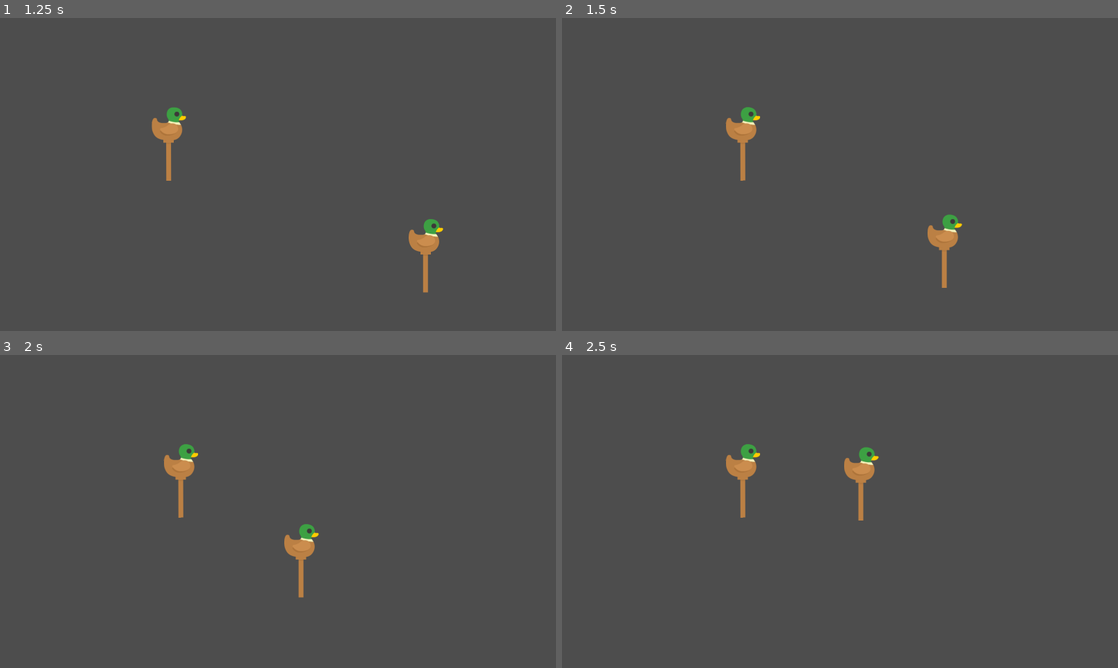
Above: before the commit, frames 1-4 (two rows, left to right).
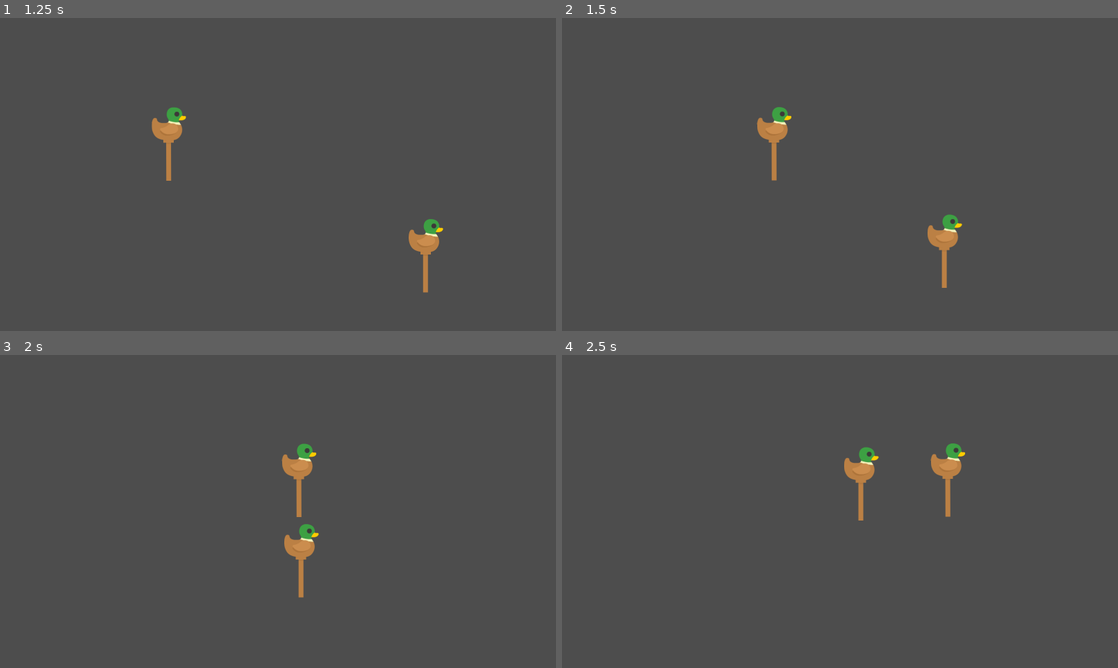
Above: after the commit, the same moments.

Repository: Martello3000/GhostShooterTrabalhoPOO
Game: Godot game, scene res://cenas/sequencias/sequencia_1.tscn
Same seed, same stepped clock (60 frames per second), same inputs: the game is played once before the commit and once after it.
Inputs (mouse positions are in pixels of both pictures, inside the frame that each line leads up to):
- Up to frame 1 (1.25 s): move the mouse to (400, 158) at 0.52 s; press the mouse at (400, 158) at 0.53 s; tap 1 (equiparPistola) at 0.8 s
- Up to frame 2 (1.5 s): move the mouse to (728, 190) at 1.27 s; release the mouse at (728, 190) at 1.28 s; tap 1 (equiparPistola) at 1.35 s
- Up to frame 3 (2 s): tap 2 (equiparShotgun) at 1.55 s
- Up to frame 4 (2.5 s): move the mouse to (895, 442) at 2.02 s; hold 2 (equiparShotgun) from 2.03 s (still down); tap 3 (equiparSniper) at 2.3 s

Frame 1 is identical in both runs. In frame 2, 1.1% of the frame differs, in the area x 29-42%, y 28-52%; in frame 3, 1.1%; in frame 4, 1.1%, in the area x 29-73%, y 28-52%.

Commit message:
VersaoDepoisDo2
Adicionado placeholders do HUD

Diff:
--- /dev/null
+++ b/cenas/cenarios/cenario_1.tscn
@@ -0,0 +1,126 @@
+[gd_scene format=3 uid="uid://c5lmxt75cgwas"]
+
+[ext_resource type="Texture2D" uid="uid://4hwwm2dq42kl" path="res://assets/placeholders/cenario/bg_wood.png" id="1_1vmlk"]
+[ext_resource type="Texture2D" uid="uid://p6r2mr33jlul" path="res://assets/placeholders/cenario/cloud2.png" id="2_44y6m"]
+[ext_resource type="Texture2D" uid="uid://dmqln28aj0m44" path="res://assets/placeholders/cenario/cloud1.png" id="3_br4vt"]
+[ext_resource type="Texture2D" uid="uid://c3mqe4lfj1x04" path="res://assets/placeholders/cenario/grass2.png" id="4_r4o1c"]
+[ext_resource type="Texture2D" uid="uid://48or65ivmr5v" path="res://assets/placeholders/cenario/tree_oak.png" id="5_lkyxi"]
+[ext_resource type="Texture2D" uid="uid://i07dlawoiljf" path="res://assets/placeholders/cenario/tree_pine.png" id="6_611bv"]
+[ext_resource type="Texture2D" uid="uid://dcd34401cxlt4" path="res://assets/placeholders/cenario/grass1.png" id="7_ggvpt"]
+[ext_resource type="Texture2D" uid="uid://cri83irdthrow" path="res://assets/placeholders/cenario/water1.png" id="8_efqff"]
+[ext_resource type="Texture2D" uid="uid://bjx6xut62vrhu" path="res://assets/placeholders/cenario/curtain.png" id="9_lmn1v"]
+[ext_resource type="Texture2D" uid="uid://dut4wcbonpnvi" path="res://assets/placeholders/cenario/curtain_top.png" id="10_4baps"]
+[ext_resource type="Texture2D" uid="uid://cvx65ib4ydkt5" path="res://assets/placeholders/Screenshot_1244.png" id="11_44y6m"]
+[ext_resource type="Texture2D" uid="uid://d4mv4yfjcobd6" path="res://assets/placeholders/cenario/curtain_straight.png" id="11_v4c51"]
+
+[node name="Cenario1" type="Node2D" unique_id=1385884628]
+z_index = 1
+
+[node name="Background" type="TextureRect" parent="." unique_id=1000687545]
+z_index = -1
+z_as_relative = false
+offset_right = 1597.0
+offset_bottom = 901.0
+texture = ExtResource("1_1vmlk")
+stretch_mode = 1
+
+[node name="nuver2" type="TextureRect" parent="Background" unique_id=2031239719]
+texture_filter = 1
+layout_mode = 0
+offset_left = 925.0
+offset_top = -75.0
+offset_right = 1362.0
+offset_bottom = 170.0
+texture = ExtResource("2_44y6m")
+
+[node name="nuver" type="TextureRect" parent="Background" unique_id=11900559]
+texture_filter = 1
+layout_mode = 0
+offset_left = 220.0
+offset_top = -79.0
+offset_right = 657.0
+offset_bottom = 166.0
+texture = ExtResource("3_br4vt")
+
+[node name="grama2" type="TextureRect" parent="Background" unique_id=1522180369]
+layout_mode = 0
+offset_left = -14.0
+offset_top = 431.0
+offset_right = 1642.0
+offset_bottom = 647.0
+texture = ExtResource("4_r4o1c")
+stretch_mode = 1
+
+[node name="arvore" type="TextureRect" parent="Background" unique_id=2019985087]
+texture_filter = 1
+layout_mode = 0
+offset_left = 171.0
+offset_top = 69.0
+offset_right = 608.0
+offset_bottom = 518.0
+texture = ExtResource("5_lkyxi")
+
+[node name="arvore2" type="TextureRect" parent="Background" unique_id=661597869]
+texture_filter = 1
+layout_mode = 0
+offset_left = 949.0
+offset_top = 64.0
+offset_right = 1386.0
+offset_bottom = 513.0
+texture = ExtResource("6_611bv")
+
+[node name="grama" type="TextureRect" parent="Background" unique_id=1614091087]
+layout_mode = 0
+offset_left = -7.0
+offset_top = 468.0
+offset_right = 1649.0
+offset_bottom = 668.0
+texture = ExtResource("7_ggvpt")
+stretch_mode = 1
+
+[node name="Agua" type="TextureRect" parent="." unique_id=928673242]
+offset_left = -16.0
+offset_top = 573.0
+offset_right = 1616.0
+offset_bottom = 797.0
+texture = ExtResource("8_efqff")
+stretch_mode = 1
+
+[node name="cortinalado" type="TextureRect" parent="." unique_id=1901000363]
+offset_left = -9.0
+offset_top = 2.0
+offset_right = 193.0
+offset_bottom = 706.0
+texture = ExtResource("9_lmn1v")
+
+[node name="cortinalado2" type="TextureRect" parent="." unique_id=1121599789]
+offset_left = 1406.0
+offset_right = 1601.0
+offset_bottom = 704.0
+texture = ExtResource("9_lmn1v")
+flip_h = true
+
+[node name="cortinacima" type="TextureRect" parent="." unique_id=1364946820]
+offset_left = -8.0
+offset_top = -3.0
+offset_right = 1624.0
+offset_bottom = 97.0
+texture = ExtResource("10_4baps")
+
+[node name="ColorRect" type="ColorRect" parent="." unique_id=358229605]
+offset_left = -2.0
+offset_top = 679.0
+offset_right = 1597.0
+offset_bottom = 901.0
+
+[node name="Screenshot1244" type="Sprite2D" parent="." unique_id=1345847461]
+position = Vector2(334.00003, 803.00006)
+scale = Vector2(0.58979595, 0.35027727)
+texture = ExtResource("11_44y6m")
+
+[node name="cortinabaixo" type="TextureRect" parent="." unique_id=1578985619]
+offset_left = -5.0
+offset_top = 678.0
+offset_right = 1597.0
+offset_bottom = 758.0
+texture = ExtResource("11_v4c51")
--- /dev/null
+++ b/cenas/fases/fase_teste.tscn
@@ -0,0 +1,12 @@
+[gd_scene format=3 uid="uid://bs6x5uqkocrsg"]
+
+[ext_resource type="Script" uid="uid://dkrysvoiq4o86" path="res://scripts/scriptsFases/fase_teste.gd" id="1_6lxan"]
+[ext_resource type="PackedScene" uid="uid://80oi1yv5yq2r" path="res://cenas/player/player.tscn" id="2_ng6jg"]
+[ext_resource type="PackedScene" uid="uid://c5lmxt75cgwas" path="res://cenas/cenarios/cenario_1.tscn" id="3_xmksy"]
+
+[node name="FaseTeste" type="Node2D" unique_id=1856662798]
+script = ExtResource("1_6lxan")
+
+[node name="Cenario1" parent="." unique_id=2107974341 instance=ExtResource("3_xmksy")]
+
+[node name="Player" parent="." unique_id=331922840 instance=ExtResource("2_ng6jg")]
--- a/cenas/inimigos/alvo_1.tscn
+++ b/cenas/inimigos/alvo_1.tscn
@@ -7,21 +7,21 @@
 [sub_resource type="CircleShape2D" id="CircleShape2D_mrd2b"]
 radius = 52.0
 
-[node name="Alvo1" type="Node2D"]
+[node name="Alvo1" type="Node2D" unique_id=916845146]
 script = ExtResource("1_5ok5q")
 
-[node name="AlvoPrincipal" type="Sprite2D" parent="."]
+[node name="AlvoPrincipal" type="Sprite2D" parent="." unique_id=104580922]
 texture = ExtResource("1_yl6d4")
 
-[node name="Suporte" type="Sprite2D" parent="AlvoPrincipal"]
+[node name="Suporte" type="Sprite2D" parent="AlvoPrincipal" unique_id=1401059899]
 z_index = -1
 position = Vector2(-1, 102)
 texture = ExtResource("2_5ok5q")
 
-[node name="Hurtbox" type="Area2D" parent="."]
+[node name="Hurtbox" type="Area2D" parent="." unique_id=1827457967]
 collision_layer = 2
 collision_mask = 4
 
-[node name="CollisionShape2D" type="CollisionShape2D" parent="Hurtbox"]
+[node name="CollisionShape2D" type="CollisionShape2D" parent="Hurtbox" unique_id=1985973729]
 position = Vector2(0, 2)
 shape = SubResource("CircleShape2D_mrd2b")
--- /dev/null
+++ b/cenas/inimigos/alvo_2.tscn
@@ -0,0 +1,26 @@
+[gd_scene format=3 uid="uid://mu7whawb81hm"]
+
+[ext_resource type="Script" uid="uid://bmwbq0p0ryrfo" path="res://scripts/scriptsInimigos/alvo_2.gd" id="1_achot"]
+[ext_resource type="Texture2D" uid="uid://cdib2kgx4dyyq" path="res://assets/placeholders/inimigos/alvos/duck_outline_yellow.png" id="2_nsy7a"]
+[ext_resource type="Texture2D" uid="uid://c3gjtt11f2eot" path="res://assets/placeholders/inimigos/suportes/stick_metal.png" id="3_8fgh7"]
+
+[sub_resource type="CircleShape2D" id="CircleShape2D_o41r1"]
+radius = 53.235325
+
+[node name="Alvo2" type="Node2D" unique_id=553246476]
+script = ExtResource("1_achot")
+
+[node name="AlvoPrincipal" type="Sprite2D" parent="." unique_id=309620961]
+texture = ExtResource("2_nsy7a")
+
+[node name="Suporte" type="Sprite2D" parent="AlvoPrincipal" unique_id=1922076587]
+z_index = -1
+position = Vector2(0, 111)
+texture = ExtResource("3_8fgh7")
+
+[node name="Hurtbox" type="Area2D" parent="." unique_id=349502756]
+collision_layer = 2
+collision_mask = 4
+
+[node name="CollisionShape2D" type="CollisionShape2D" parent="Hurtbox" unique_id=1851669282]
+shape = SubResource("CircleShape2D_o41r1")
--- a/cenas/player/player.tscn
+++ b/cenas/player/player.tscn
@@ -1,7 +1,10 @@
-[gd_scene load_steps=5 format=3 uid="uid://80oi1yv5yq2r"]
+[gd_scene format=3 uid="uid://80oi1yv5yq2r"]
 
 [ext_resource type="Script" uid="uid://cubri1vedqnts" path="res://scripts/scriptsPlayer/player.gd" id="1_w152q"]
 [ext_resource type="Texture2D" uid="uid://d0apyxj4f67ss" path="res://assets/placeholders/crosshairs/Circle_Crosshair8.png" id="2_4i5rx"]
+
+[sub_resource type="CircleShape2D" id="CircleShape2D_w152q"]
+radius = 35.0
 
 [sub_resource type="SpriteFrames" id="SpriteFrames_a8ubr"]
 animations = [{
@@ -14,27 +17,40 @@
 "speed": 5.0
 }]
 
-[sub_resource type="CircleShape2D" id="CircleShape2D_w152q"]
-radius = 35.014282
-
-[node name="Player" type="Node2D" node_paths=PackedStringArray("crosshair", "hitbox_tiro", "CDTimer")]
+[node name="Player" type="Node2D" unique_id=331922840 node_paths=PackedStringArray("crosshair", "colisao_tiro", "hitbox_tiro", "CDTimer", "BarraCD")]
+z_index = 2
 script = ExtResource("1_w152q")
 crosshair = NodePath("Mira")
-hitbox_tiro = NodePath("Mira/HitboxTiro/CollisionShape2D")
+colisao_tiro = NodePath("HitboxTiro/CollisionShape2D")
+hitbox_tiro = NodePath("HitboxTiro")
 CDTimer = NodePath("CooldownTimer")
+BarraCD = NodePath("Mira/ProgressBar")
 
-[node name="Mira" type="AnimatedSprite2D" parent="."]
-sprite_frames = SubResource("SpriteFrames_a8ubr")
+[node name="HitboxTiro" type="Area2D" parent="." unique_id=1899716464]
+collision_layer = 4
+collision_mask = 2
 
-[node name="HitboxTiro" type="Area2D" parent="Mira"]
-
-[node name="CollisionShape2D" type="CollisionShape2D" parent="Mira/HitboxTiro"]
+[node name="CollisionShape2D" type="CollisionShape2D" parent="HitboxTiro" unique_id=1504631941]
 shape = SubResource("CircleShape2D_w152q")
 disabled = true
 debug_color = Color(1, 0, 0, 0.41960785)
 
-[node name="CooldownTimer" type="Timer" parent="."]
-wait_time = 2.0
+[node name="Mira" type="AnimatedSprite2D" parent="." unique_id=1507518508]
+texture_filter = 1
+sprite_frames = SubResource("SpriteFrames_a8ubr")
+
+[node name="ProgressBar" type="ProgressBar" parent="Mira" unique_id=971698287]
+texture_filter = 1
+offset_left = -44.0
+offset_top = 56.0
+offset_right = 44.0
+offset_bottom = 72.0
+max_value = 0.0
+show_percentage = false
+
+[node name="CooldownTimer" type="Timer" parent="." unique_id=970569641]
+wait_time = 0.25
 one_shot = true
 
+[connection signal="area_entered" from="HitboxTiro" to="." method="_on_hitbox_tiro_area_entered"]
 [connection signal="timeout" from="CooldownTimer" to="." method="_on_cooldown_timer_timeout"]
--- a/cenas/sequencias/sequencia_1.tscn
+++ b/cenas/sequencias/sequencia_1.tscn
@@ -1,35 +1,35 @@
-[gd_scene load_steps=4 format=3 uid="uid://csrnur2y3lwje"]
+[gd_scene format=3 uid="uid://csrnur2y3lwje"]
 
 [ext_resource type="Script" uid="uid://b4wpjy6aby1ay" path="res://scripts/scriptsSequencias/sequencia_1.gd" id="1_3n3gg"]
 
 [sub_resource type="Curve2D" id="Curve2D_1oma6"]
 _data = {
-"points": PackedVector2Array(0, 0, 0, 0, -139, 306, 0, 0, 0, 0, 521, 304)
+"points": PackedVector2Array(0, 0, 0, 0, -139, 306, 0, 0, 0, 0, 521, 304, 0, 0, 0, 0, 2028, 298)
 }
-point_count = 2
+point_count = 3
 
 [sub_resource type="Curve2D" id="Curve2D_3n3gg"]
 _data = {
-"points": PackedVector2Array(0, 0, 0, 0, 1849, 599, 334.3999 …(218 unchanged characters)… 85.09738, 756, 729, 0, 0, 0, 0, 545, 199)
+"points": PackedVector2Array(0, 0, 0, 0, 1849, 599, 334.3999 …(218 unchanged characters)… 85.09738, 756, 729, 0, 0, 0, 0, 545, 199, -573.2904, -147.68822, 573.2904, 147.68822, 1273, -147)
 }
-point_count = 7
+point_count = 8
 
-[node name="Sequencia1" type="Node2D"]
+[node name="Sequencia1" type="Node2D" unique_id=1347312226]
 script = ExtResource("1_3n3gg")
 
-[node name="Path2D" type="Path2D" parent="."]
+[node name="Path2D" type="Path2D" parent="." unique_id=509785231]
 curve = SubResource("Curve2D_1oma6")
 
-[node name="Inimigo1" type="PathFollow2D" parent="Path2D"]
+[node name="Alvo1" type="PathFollow2D" parent="Path2D" unique_id=1205122825]
 position = Vector2(-139, 306)
 rotation = -0.0030302939
 rotates = false
 loop = false
 
-[node name="Path2D2" type="Path2D" parent="."]
+[node name="Path2D2" type="Path2D" parent="." unique_id=459079200]
 curve = SubResource("Curve2D_3n3gg")
 
-[node name="Inimigo1" type="PathFollow2D" parent="Path2D2"]
+[node name="Alvo1" type="PathFollow2D" parent="Path2D2" unique_id=952405848]
 position = Vector2(1849, 599)
 rotates = false
 loop = false
--- /dev/null
+++ b/cenas/sequencias/sequencia_2.tscn
@@ -0,0 +1,68 @@
+[gd_scene format=3 uid="uid://crhfwjxec1xlp"]
+
+[ext_resource type="Script" uid="uid://x6oj5yp0b2vo" path="res://scripts/scriptsSequencias/sequencia_2.gd" id="1_17jmg"]
+
+[sub_resource type="Curve2D" id="Curve2D_n2fll"]
+_data = {
+"points": PackedVector2Array(0, 0, 0, 0, -95, 160, 0, 0, 0, 0, 1323, 160, 0, 0, 0, 0, 281, 160, 0, 0, 0, 0, 1355, 160, 0, 0, 0, 0, 260, 160, 0, 0, 0, 0, 1776, 160)
+}
+point_count = 6
+
+[sub_resource type="Curve2D" id="Curve2D_17jmg"]
+_data = {
+"points": PackedVector2Array(0, 0, 0, 0, -1766, 713, 0, 0, 0, 0, -20, 786, 0, 0, 0, 0, 798, 783, 6.430768, 173.63074, -6.430768, -173.63074, 999, 626, 0, 0, 0, 0, 789, 457, -6.430768, -169.34355, 6.430768, 169.34355, 624, 603, 0, 0, 0, 0, 797, 783, 0, 0, 0, 0, 1921, 787)
+}
+point_count = 8
+
+[sub_resource type="Curve2D" id="Curve2D_5y7ny"]
+_data = {
+"points": PackedVector2Array(0, 0, 0, 0, -2077, 695, 0, 0, 0, 0, -1, 786, 0, 0, 0, 0, 810, 783, 4, 172, -4, -172, 998, 628, 0, 0, 0, 0, 796, 456, -26, -177, 26, 177, 625, 617, 0, 0, 0, 0, 809, 782, 0, 0, 0, 0, 1911, 788)
+}
+point_count = 8
+
+[sub_resource type="Curve2D" id="Curve2D_00wp6"]
+_data = {
+"points": PackedVector2Array(0, 0, 0, 0, -2302, 680, 0, 0, 0, 0, -1, 787, 0, 0, 0, 0, 818, 783, -2, 161, 2, -161, 999, 635, 0, 0, 0, 0, 819, 457, -26, -191, 26, 191, 625, 614, 0, 0, 0, 0, 817, 781, 0, 0, 0, 0, 1917, 786)
+}
+point_count = 8
+
+[node name="Sequencia2" type="Node2D" unique_id=1241930929]
+script = ExtResource("1_17jmg")
+
+[node name="Path2D" type="Path2D" parent="." unique_id=2061101466]
+curve = SubResource("Curve2D_n2fll")
+
+[node name="Alvo2" type="PathFollow2D" parent="Path2D" unique_id=1734840064]
+position = Vector2(-95, 160)
+rotates = false
+loop = false
+
+[node name="Path2D2" type="Path2D" parent="." unique_id=1032898046]
+position = Vector2(0, 242)
+curve = SubResource("Curve2D_n2fll")
+
+[node name="Alvo2" type="PathFollow2D" parent="Path2D2" unique_id=734051977]
+position = Vector2(-95, 160)
+rotates = false
+loop = false
+
+[node name="Path2D3" type="Path2D" parent="." unique_id=450607066]
+curve = SubResource("Curve2D_17jmg")
+
+[node name="Alvo1" type="PathFollow2D" parent="Path2D3" unique_id=167950624]
+position = Vector2(-1766, 713)
+rotation = 0.041785516
+
+[node name="Path2D4" type="Path2D" parent="." unique_id=198998910]
+curve = SubResource("Curve2D_5y7ny")
+
+[node name="Alvo1" type="PathFollow2D" parent="Path2D4" unique_id=2022122746]
+position = Vector2(-2077, 695)
+rotation = 0.043806255
+
+[node name="Path2D5" type="Path2D" parent="." unique_id=1842635926]
+curve = SubResource("Curve2D_00wp6")
+
+[node name="Alvo1" type="PathFollow2D" parent="Path2D5" unique_id=521736462]
+position = Vector2(-2302, 680)
+rotation = 0.046468046
--- a/project.godot
+++ b/project.godot
@@ -8,11 +8,15 @@
 
 config_version=5
 
+[animation]
+
+compatibility/default_parent_skeleton_in_mesh_instance_3d=true
+
 [application]
 
 config/name="GhostShooter"
 run/main_scene="uid://csrnur2y3lwje"
-config/features=PackedStringArray("4.5", "Forward Plus")
+config/features=PackedStringArray("4.6", "Forward Plus")
 config/icon="res://icon.svg"
 
 [autoload]
--- a/scripts/Stats.gd
+++ b/scripts/Stats.gd
@@ -2,8 +2,14 @@
 
 #Sinais
 @warning_ignore("unused_signal")
-signal sequencia_over()
+signal alvo_over
+@warning_ignore("unused_signal") #Ignora o aviso do sinal não usano nesse código
+signal sequencia_over
+@warning_ignore("unused_signal")
+signal fase_over
 
 
 var armas = ["pistola", "shotgun", "sniper"]
 var arma_equipada = 0
+
+var dano = 1
--- /dev/null
+++ b/scripts/scriptsFases/ClasseFase.gd
@@ -0,0 +1,26 @@
+extends Node
+class_name Fase
+
+
+#Quando iniciar fase nova, colocar sequencias da fase dentro desse Array
+var sequencias: Array[PackedScene] = []
+
+var seq_atual_num: int = 0
+
+func _ready() -> void:
+	Stats.sequencia_over.connect(proxima_sequencia)
+
+
+
+func rodar_sequencias():
+	var seq = sequencias[seq_atual_num].instantiate()
+	add_child(seq)
+
+func proxima_sequencia():
+	print("sinal recebido")
+	if not (seq_atual_num + 1) >= sequencias.size():
+		seq_atual_num += 1
+		rodar_sequencias()
+	else:
+		print("Fase acabou")
+		Stats.fase_over.emit()
--- /dev/null
+++ b/scripts/scriptsFases/fase_teste.gd
@@ -0,0 +1,12 @@
+extends Fase
+
+var seq1: PackedScene = preload("res://cenas/sequencias/sequencia_1.tscn")
+var seq2: PackedScene = preload("res://cenas/sequencias/sequencia_2.tscn")
+
+func _ready() -> void:
+	super()
+	sequencias.append(seq1)
+	sequencias.append(seq2)
+
+
+	rodar_sequencias()
--- a/scripts/scriptsInimigos/ClasseInimigo.gd
+++ b/scripts/scriptsInimigos/ClasseInimigo.gd
@@ -13,10 +13,17 @@
 		path.progress += velocidade * delta
 		if is_equal_approx(path.progress_ratio, 1.0):
 			andando = false
+			Stats.alvo_over.emit()
+			queue_free()
+
+	if vida <= 0:
+		morrer()
 
 
 func definirPath(novo_path):
 	path = novo_path
 
 func morrer():
+	andando = false
+	Stats.alvo_over.emit()
 	queue_free()
--- /dev/null
+++ b/scripts/scriptsInimigos/alvo_2.gd
@@ -0,0 +1,5 @@
+extends Inimigo
+
+func _ready() -> void:
+	velocidade = 300
+	vida = 5
--- a/scripts/scriptsPlayer/player.gd
+++ b/scripts/scriptsPlayer/player.gd
@@ -1,13 +1,18 @@
 extends Node2D
 
 @export var crosshair: AnimatedSprite2D
-@export var hitbox_tiro: CollisionShape2D
+@export var colisao_tiro: CollisionShape2D
+@export var hitbox_tiro: Area2D
 @export var CDTimer: Timer
+@export var BarraCD: ProgressBar
+
 
 var em_cooldown: bool = false
 
-# Called when the node enters the scene tree for the first time.
+
 func _ready() -> void:
+	Stats.arma_equipada = 0
+	BarraCD.max_value = CDTimer.wait_time
 	Input.mouse_mode = Input.MOUSE_MODE_HIDDEN
 
 func _input(event: InputEvent) -> void:
@@ -22,31 +27,51 @@
 
 	#Tiro
 	if event.is_action_pressed("atirar") and !em_cooldown:
-		hitbox_tiro.disabled = false
+		colisao_tiro.disabled = false
 		em_cooldown = true
 		CDTimer.start()
 		await get_tree().create_timer(0.1).timeout
-		hitbox_tiro.disabled = true
+		colisao_tiro.disabled = true
 
-# Called every frame. 'delta' is the elapsed time since the previous frame.
+
 func _process(_delta: float) -> void:
+	BarraCD.value = CDTimer.time_left
+	if BarraCD.value == BarraCD.min_value:
+		BarraCD.visible = false
+	else:
+		BarraCD.visible = true
+	hitbox_tiro.global_position = get_global_mouse_position()
 	crosshair.global_position = get_global_mouse_position()
 
 func equipar_pistola():
 	Stats.arma_equipada = 0
-	hitbox_tiro.shape.radius = 35
+	colisao_tiro.shape.radius = 35
 	CDTimer.wait_time = 0.25
+	BarraCD.max_value = CDTimer.wait_time
+	crosshair.scale = Vector2(1,1)
+	Stats.dano = 1
 
 func equipar_shotgun():
 	Stats.arma_equipada = 1
-	hitbox_tiro.shape.radius = 155
+	colisao_tiro.shape.radius = 155
 	CDTimer.wait_time = 1.25
+	BarraCD.max_value = CDTimer.wait_time
+	crosshair.scale = Vector2(3,3)
+	Stats.dano = 3
 
 func equipar_sniper():
 	Stats.arma_equipada = 2
-	hitbox_tiro.shape.radius = 15
+	colisao_tiro.shape.radius = 15
 	CDTimer.wait_time = 2
+	BarraCD.max_value = CDTimer.wait_time
+	crosshair.scale = Vector2(0.5,0.5)
+	Stats.dano = 5
 
 
 func _on_cooldown_timer_timeout() -> void:
 	em_cooldown = false
+
+
+func _on_hitbox_tiro_area_entered(area: Area2D) -> void:
+	colisao_tiro.set_deferred("disabled", true)
+	area.owner.vida -= Stats.dano
--- /dev/null
+++ b/scripts/scriptsSequencias/ClasseSequencia.gd
@@ -0,0 +1,34 @@
+extends Node
+class_name Sequencia
+
+var inimigo1: PackedScene = preload("res://cenas/inimigos/alvo_1.tscn")
+var inimigo2: PackedScene = preload("res://cenas/inimigos/alvo_2.tscn")
+
+var caminhos: Array[Node]
+
+
+func _ready() -> void:
+	caminhos = find_children("", "PathFollow2D")
+	Stats.alvo_over.connect(tentar_acabar_sequencia)
+
+
+func adicionarInimigos():
+	caminhos = find_children("", "PathFollow2D")
+	for caminho in caminhos:
+		var alvo
+		if caminho.name == "Alvo1":
+			alvo = inimigo1.instantiate()
+		if caminho.name == "Alvo2":
+			alvo = inimigo2.instantiate()
+		alvo.path = caminho
+		caminho.add_child(alvo)
+
+func tentar_acabar_sequencia():
+	caminhos = find_children("", "PathFollow2D")
+	for caminho in caminhos:
+		if caminho.get_child_count() > 0:
+			print("Tanto de childs:", caminho.get_child_count())
+			if caminho.get_child(0).andando == true:
+				return
+	Stats.sequencia_over.emit()
+	queue_free()
--- /dev/null
+++ b/scripts/scriptsSequencias/sequencia_2.gd
@@ -0,0 +1,6 @@
+extends Sequencia
+
+
+func _ready() -> void:
+	super()
+	adicionarInimigos()
Binary file added: assets/placeholders/Screenshot_1244.png
Not shown, added: assets/placeholders/Screenshot_1244.png.import
Not shown: 1 places in cenas/inimigos/alvo_1.tscn that only renumber resources
Not shown, added: scripts/scriptsFases/ClasseFase.gd.uid
Not shown, added: scripts/scriptsFases/fase_teste.gd.uid
Not shown, added: scripts/scriptsInimigos/alvo_2.gd.uid
Not shown, added: scripts/scriptsSequencias/ClasseSequencia.gd.uid
Not shown, added: scripts/scriptsSequencias/sequencia_2.gd.uid
Not shown, added: cenas/fases/fase_teste.tscn6987257511.tmp
